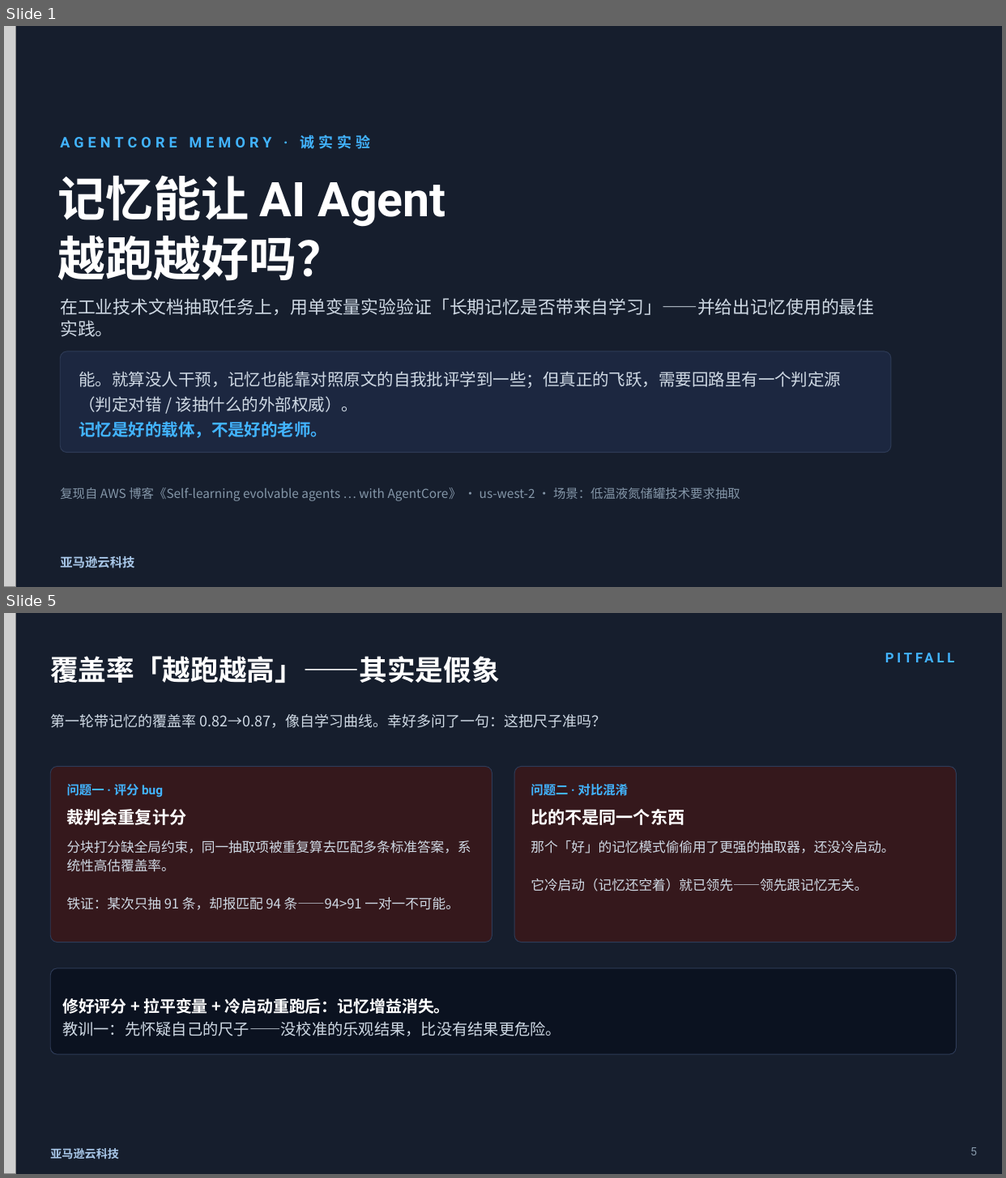
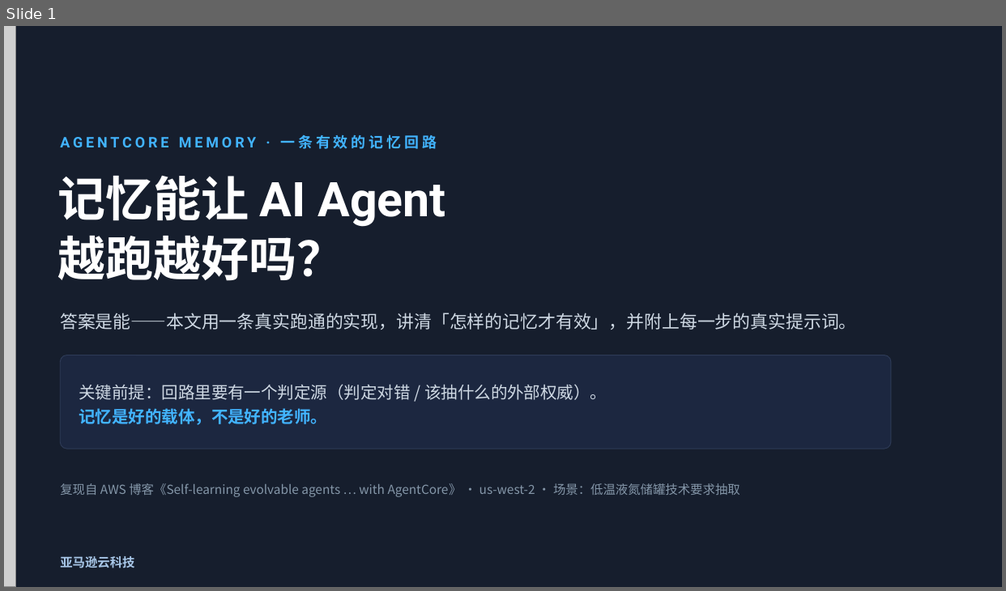
Before and after one commit to dashjim/agentcore-memory-loop, a slide deck: docs/记忆能让Agent越跑越好吗.pptx. Shown one above the other, each under a label of ours: slides 1 and 5 before the commit, slide 1 after it; the slides between them are not shown. The pictures are 1006x1178 and 1006x591 pixels, drawn with LibreOffice and Linux fonts; fonts in the diff are those of the drawing; grey boxes stand for pictures. Boxes give left, top, right and bottom in pixels: in the first picture for what was removed or moved away, otherwise in the second. Text is boxed around its words. In the diff, an @@ line names an element or a change of style, - is before the commit and + after.

```diff
--- a/docs/记忆能让Agent越跑越好吗.pptx
+++ b/docs/记忆能让Agent越跑越好吗.pptx
@@ slide 5 removed at (x1=4, y1=613, x2=1002, y2=1174), background #161E2D @@
@@ picture removed at (x1=4, y1=613, x2=16, y2=1174) @@
@@ text removed at (x1=50, y1=656, x2=499, y2=683) @@
-覆盖率「越跑越高」——其实是假象
@@ text removed at (x1=475, y1=645, x2=955, y2=671) @@
-PITFALL
@@ text removed at (x1=50, y1=714, x2=606, y2=728) @@
-第一轮带记忆的覆盖率 0.82→0.87，像自学习曲线。幸好多问了一句：这把尺子准吗？
@@ rounded rectangle removed at (x1=50, y1=766, x2=492, y2=943) @@
@@ rounded rectangle removed at (x1=514, y1=766, x2=957, y2=943) @@
@@ text removed at (x1=67, y1=784, x2=163, y2=797) @@
-问题一 · 评分 bug
@@ text removed at (x1=530, y1=784, x2=629, y2=796) @@
-问题二 · 对比混淆
@@ text removed at (x1=67, y1=809, x2=187, y2=825) @@
-裁判会重复计分
@@ text removed at (x1=530, y1=809, x2=684, y2=825) @@
-比的不是同一个东西
@@ text removed at (x1=67, y1=841, x2=471, y2=910) @@
-分块打分缺全局约束，同一抽取项被重复算去匹配多条标准答案，系统性高估覆盖率。
-铁证：某次只抽 91 条，却报匹配 94 条——94>91 一对一不可能。
@@ text removed at (x1=530, y1=841, x2=894, y2=892) @@
-那个「好」的记忆模式偷偷用了更强的抽取器，还没冷启动。
-它冷启动（记忆还空着）就已领先——领先跟记忆无关。
@@ rounded rectangle removed at (x1=50, y1=969, x2=957, y2=1054) @@
@@ text removed at (x1=62, y1=999, x2=561, y2=1037) @@
-修好评分 + 拉平变量 + 冷启动重跑后：记忆增益消失。
-教训一：先怀疑自己的尺子——没校准的乐观结果，比没有结果更危险。
@@ text removed at (x1=50, y1=1148, x2=119, y2=1160) @@
-亚马逊云科技
@@ text removed at (x1=970, y1=1148, x2=977, y2=1156) @@
-5
@@ slide 1 changed as well @@
@@ text at (x1=60, y1=135, x2=437, y2=149): text changed @@
-AGENTCORE MEMORY · 诚实实验
+AGENTCORE MEMORY · 一条有效的记忆回路
@@ text at (x1=60, y1=313, x2=856, y2=330): text changed @@
-在工业技术文档抽取任务上，用单变量实验验证「长期记忆是否带来自学习」——并给出记忆使用的最佳实践。
+答案是能——本文用一条真实跑通的实现，讲清「怎样的记忆才有效」，并附上每一步的真实提示词。
@@ rounded rectangle resized from (x1=60, y1=352, x2=891, y2=453) to (x1=60, y1=356, x2=891, y2=449) @@
@@ rounded rectangle at (x1=60, y1=356, x2=891, y2=449): proportions changed @@
@@ text at (x1=79, y1=384, x2=607, y2=400): text changed @@
-能。就算没人干预，记忆也能靠对照原文的自我批评学到一些；但真正的飞跃，需要回路里有一个判定源（判定对错 / 该抽什么的外部权威）。
+关键前提：回路里要有一个判定源（判定对错 / 该抽什么的外部权威）。
@@ text "复现自 AWS 博客《Self-learning evolvable agents ..." moved from (x1=60, y1=488, x2=740, y2=501) to (x1=60, y1=484, x2=740, y2=497) @@
```
Also in this commit, not shown: 8 other slides changed, 3 slides added, 5 other slides removed, 1 other file.
